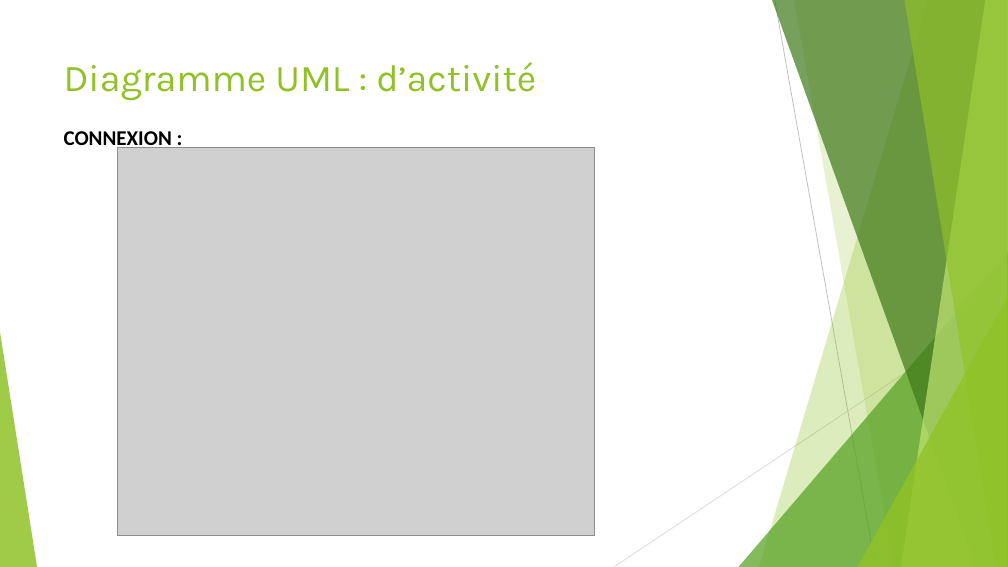
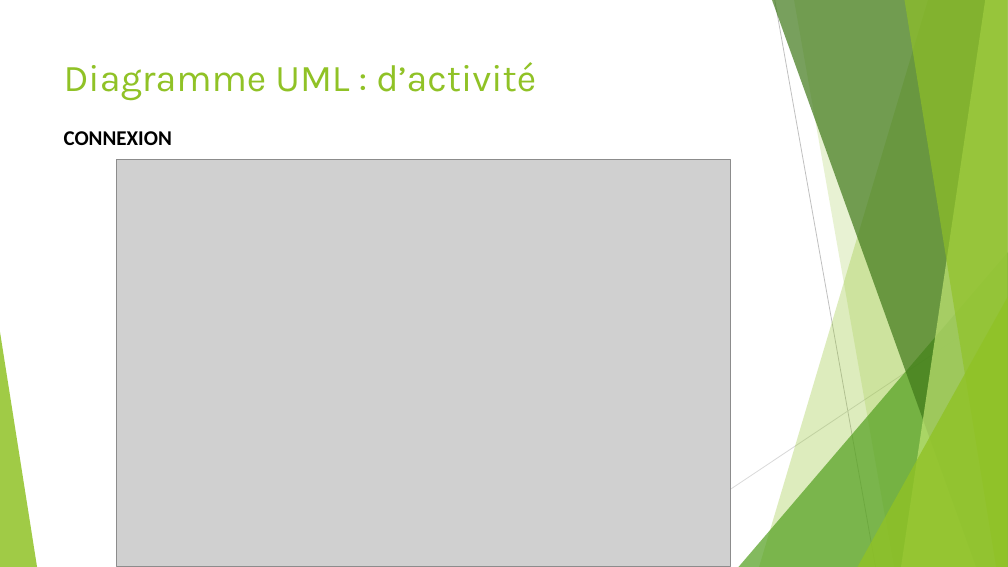
Before and after one commit to manelbenhamouda/projets-CDA, a slide deck: slide 17 of Diaporama Projet YOUR journey.pptx. Drawn at 1008x567 pixels with LibreOffice and Linux fonts; fonts in the diff are those of the drawing; grey boxes stand for pictures. Boxes give left, top, right and bottom in pixels: in the first picture for what was removed or moved away, otherwise in the second. Text is boxed around its words. In the diff, an @@ line names an element or a change of style, - is before the commit and + after.

```diff
--- a/Diaporama Projet YOUR journey.pptx
+++ b/Diaporama Projet YOUR journey.pptx
@@ title at [64, 62, 536, 145]: text changed @@
-Diagramme UML : d’activité
-CONNEXION :
+Diagramme UML : d’activité
+CONNEXION
@@ picture: place and size @@
-picture at [118, 148, 595, 536]
+picture at [116, 160, 731, 566]
```
Also in this commit, not shown: 4 other slides changed.
